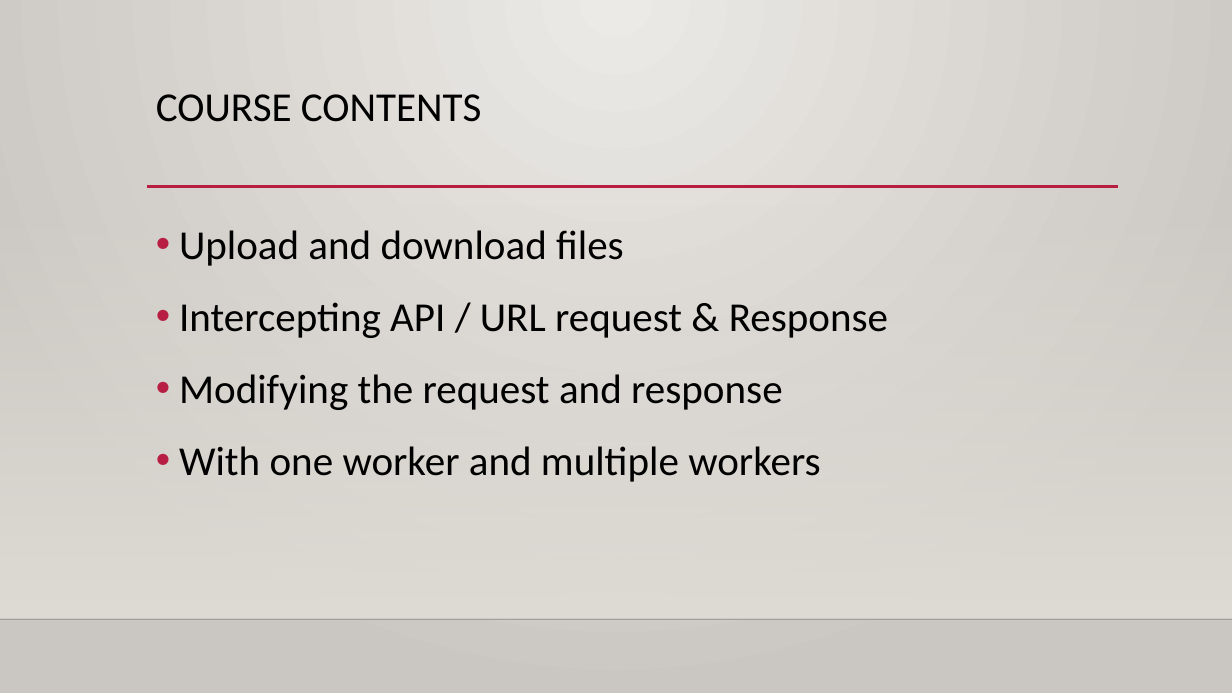
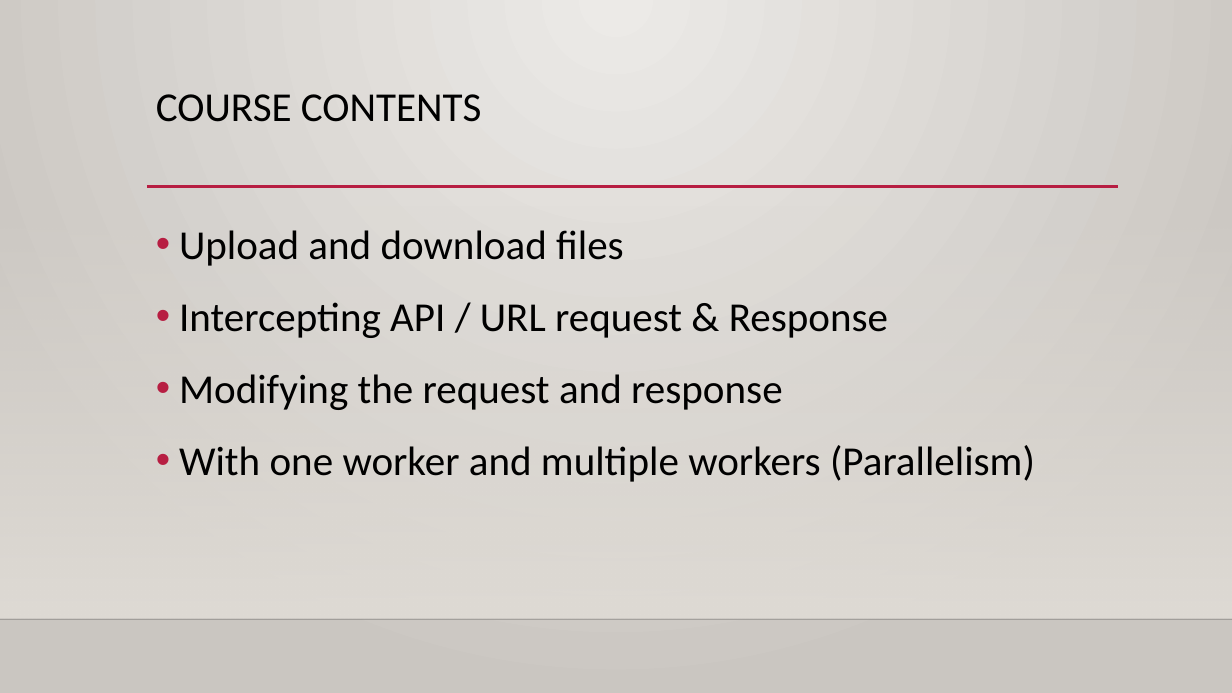
Before and after one commit to satmaramani/playwright, a slide deck: slide 11 of Playwright Automation training PPT.pptx (slide 8 before the commit). Drawn at 1232x693 pixels with LibreOffice and Linux fonts; fonts in the diff are those of the drawing; background and template pictures are left out. Boxes give left, top, right and bottom in pixels: in the first picture for what was removed or moved away, otherwise in the second. Text is boxed around its words. In the diff, an @@ line names an element or a change of style, - is before the commit and + after.

```diff
--- a/Playwright Automation training PPT.pptx
+++ b/Playwright Automation training PPT.pptx
@@ text at bbox=[179, 445, 1035, 482]: text changed @@
-• With one worker and multiple workers
+• With one worker and multiple workers (Parallelism)
```
Also in this commit, not shown: 44 other slides changed, 19 slides added, 5 other files.
